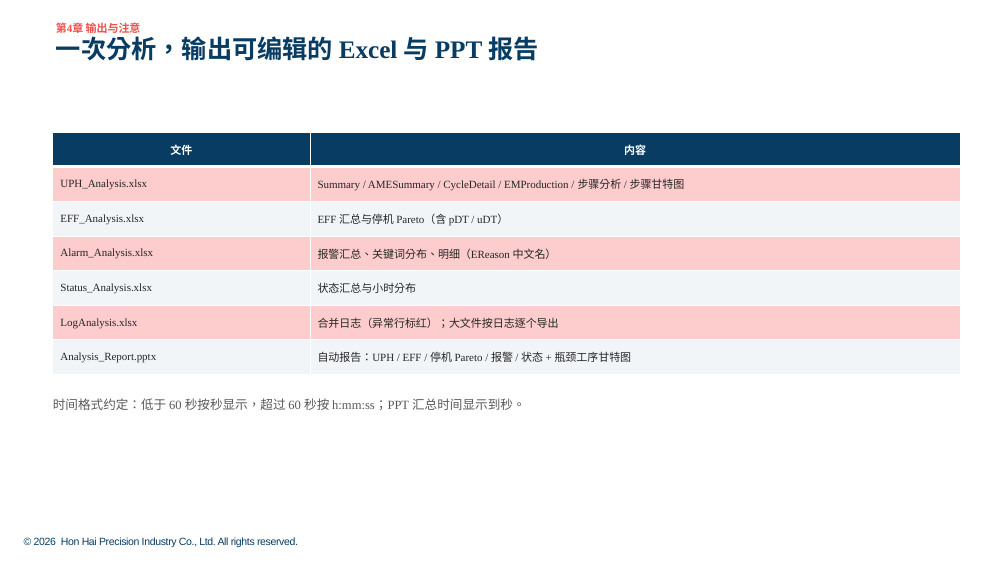
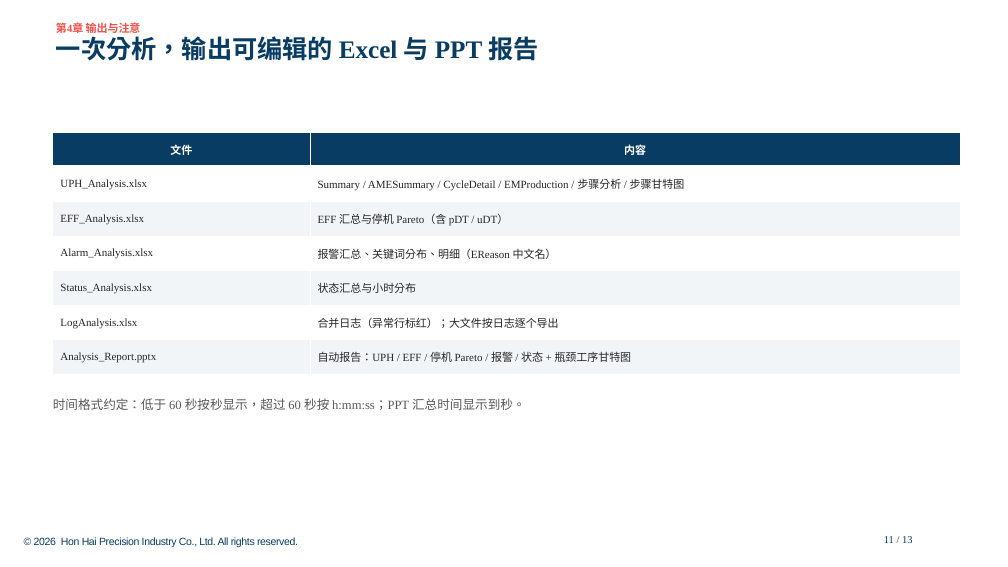
Before and after one commit to Longtianhong88888/MC_LogAnalysis, a slide deck: slide 11 of docs/usage_deck/final/机台log分析使用说明.pptx. Drawn at 1008x567 pixels with LibreOffice and Linux fonts; fonts in the diff are those of the drawing; background and template pictures are left out. Boxes give left, top, right and bottom in pixels: in the first picture for what was removed or moved away, otherwise in the second. Text is boxed around its words. In the diff, an @@ line names an element or a change of style, - is before the commit and + after.

```diff
--- a/docs/usage_deck/final/机台log分析使用说明.pptx
+++ b/docs/usage_deck/final/机台log分析使用说明.pptx
@@ table at (53,132,960,374) @@
@@ fill #FDCCCD to #FFFFFF in 6 cells @@
@@ text added at (884,536,912,543), 10 pt, text #083C63 @@
+11 / 13
```
Also in this commit, not shown: 12 other slides changed, 15 other files.
